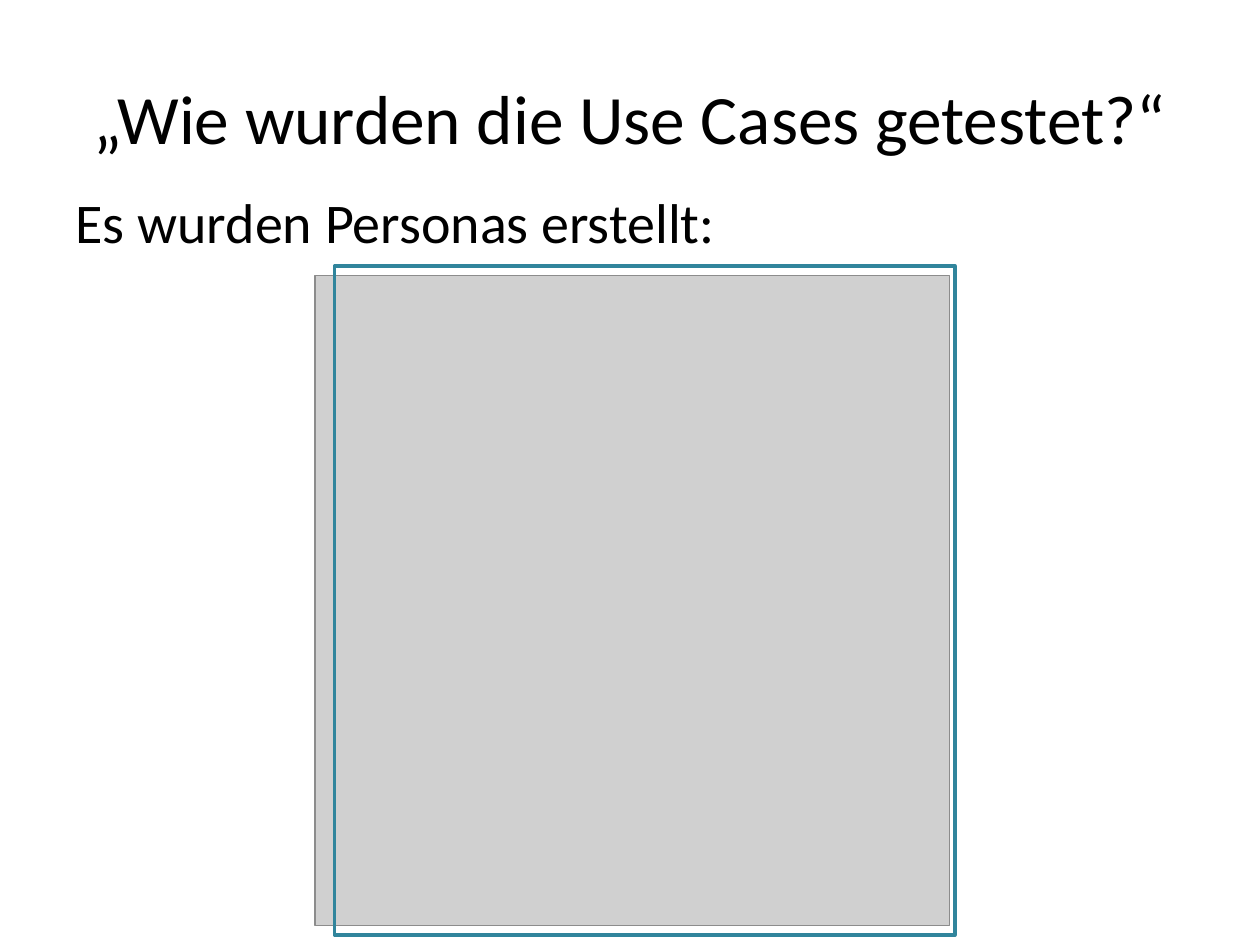
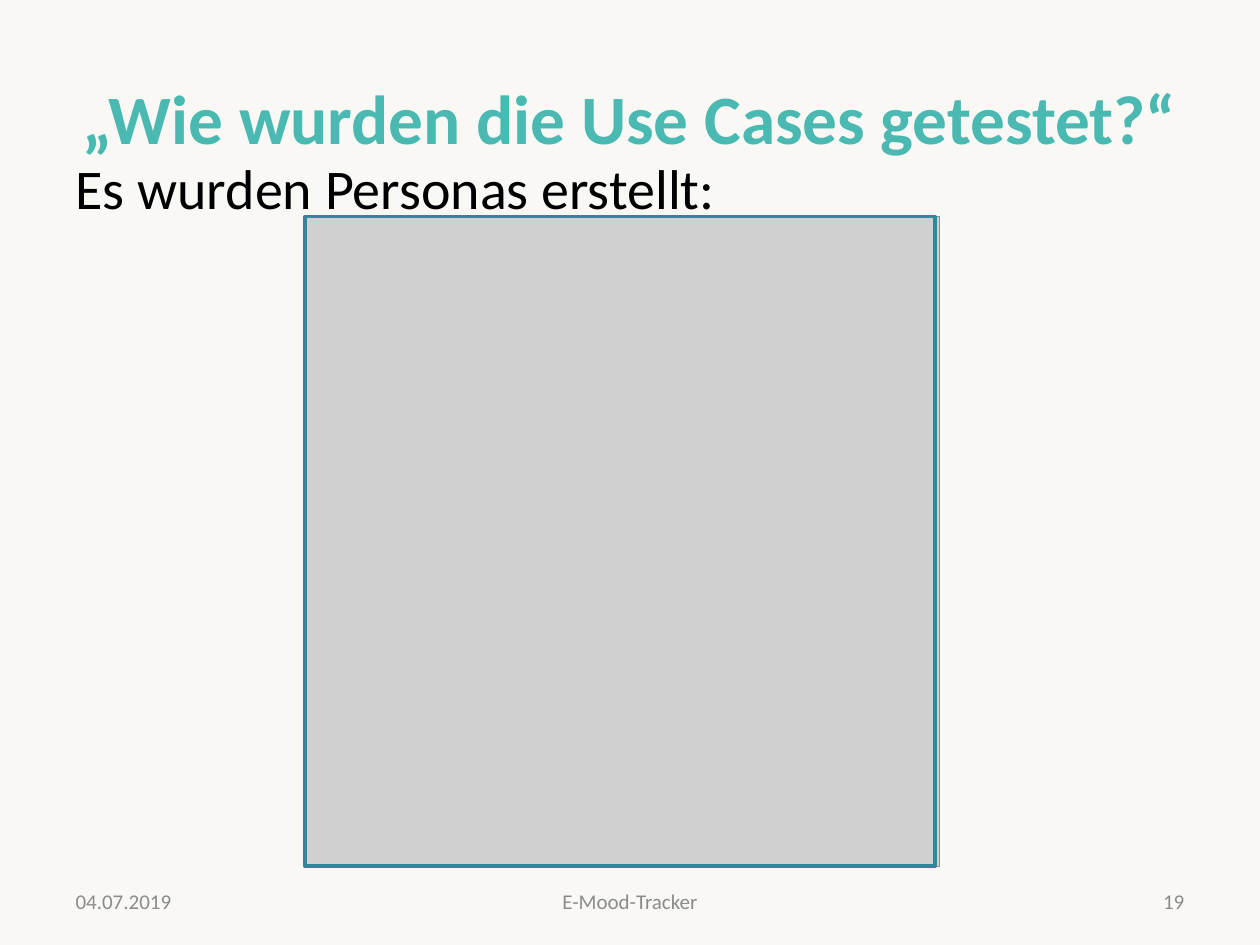
Before and after one commit to valeriapag/E-Mood-Tracker, a slide deck: slide 19 of Doku/endpräsentation-ehalth.pptx (slide 17 before the commit). Drawn at 1260x945 pixels with LibreOffice and Linux fonts; fonts in the diff are those of the drawing; grey boxes stand for pictures. Boxes give left, top, right and bottom in pixels: in the first picture for what was removed or moved away, otherwise in the second. Text is boxed around its words. In the diff, an @@ line names an element or a change of style, - is before the commit and + after.

```diff
--- a/Doku/endpräsentation-ehalth.pptx
+++ b/Doku/endpräsentation-ehalth.pptx
@@ background #FFFFFF to #EEECE1 at 33% opacity @@
@@ title "„Wie wurden die Use Cases ..." at (83, 93, 1176, 156): text colour #000000 to #49B9B1, bold on @@
@@ text "Es wurden Personas erstellt:" rewrapped from (76, 204, 715, 244) to (76, 170, 715, 223) @@
@@ picture: place and size @@
-picture at (315, 276, 950, 926)
+picture at (305, 217, 940, 867)
@@ rectangle: place and size @@
-rectangle at (335, 266, 955, 935)
+rectangle at (305, 217, 935, 867)
@@ text added at (76, 895, 172, 909), 12 pt, text #8C8C8C @@
+04.07.2019
@@ text added at (562, 894, 697, 909), 12 pt, text #8C8C8C @@
+E-Mood-Tracker
@@ page number added at (1163, 895, 1184, 909), 12 pt, text #8C8C8C @@
+19
```
Also in this commit, not shown: 8 other slides changed, 14 slides added, 9 slides removed, 1 other file.
